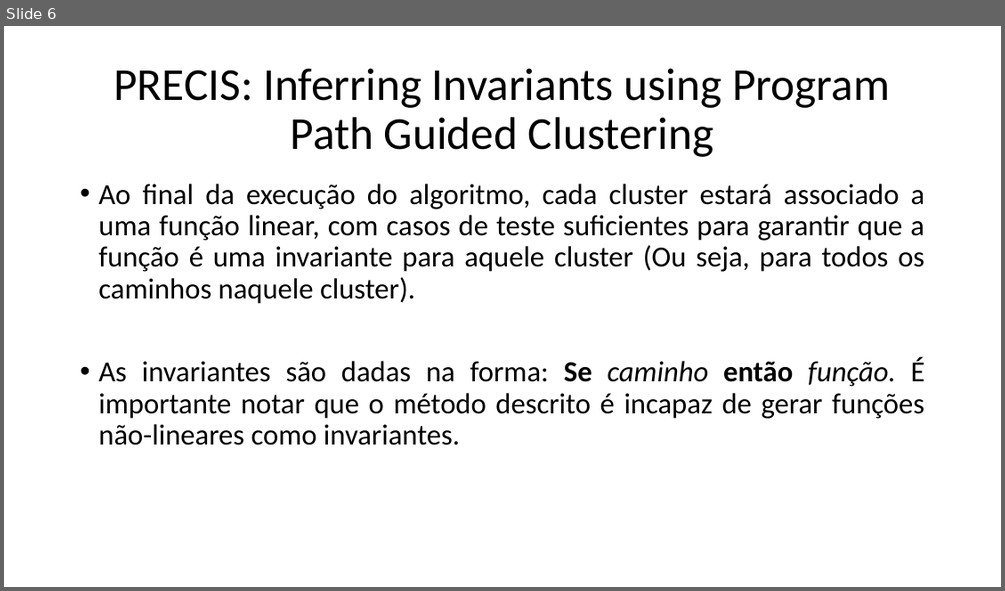
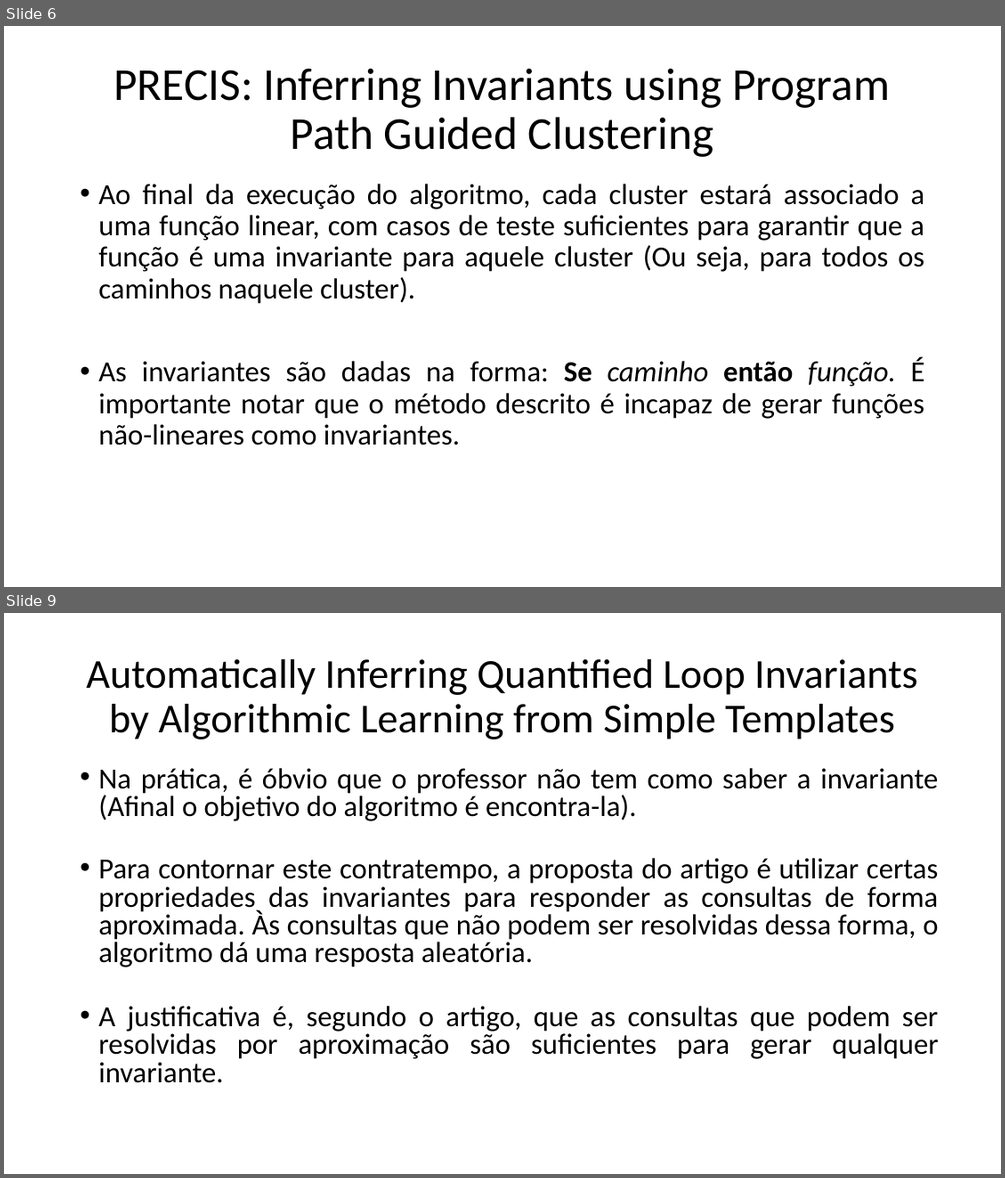
Before and after one commit to VictorDeluca/Atividades_TCC, a slide deck: Articles.pptx. Shown one above the other, each under a label of ours: slide 6 before the commit, slides 6 and 9 after it; the slides between them are not shown. The pictures are 1005x591 and 1005x1178 pixels, drawn with LibreOffice and Linux fonts; fonts in the diff are those of the drawing. Boxes give left, top, right and bottom in pixels: in the first picture for what was removed or moved away, otherwise in the second. Text is boxed around its words. In the diff, an @@ line names an element or a change of style, - is before the commit and + after.

```diff
--- a/Articles.pptx
+++ b/Articles.pptx
@@ slide 9 added at [4,613,1001,1174], background #FFFFFF @@
@@ title added at [86,659,918,739], 39.6 pt, text #000000 @@
+Automatically Inferring Quantified Loop Invariants by Algorithmic Learning from Simple Templates
@@ text added at [98,768,938,1083], 28 pt, text #000000 @@
+• Na prática, é óbvio que o professor não tem como saber a invariante (Afinal o objetivo do algoritmo é encontra-la).
+• Para contornar este contratempo, a proposta do artigo é utilizar certas propriedades das invariantes para responder as consultas de forma aproximada. Às consultas que não podem ser resolvidas dessa forma, o algoritmo dá uma resposta aleatória.
+• A justificativa é, segundo o artigo, que as consultas que podem ser resolvidas por aproximação são suficientes para gerar qualquer invariante.
```
Also in this commit, not shown: 1 slide changed, 7 other slides added, 1 slide removed.
